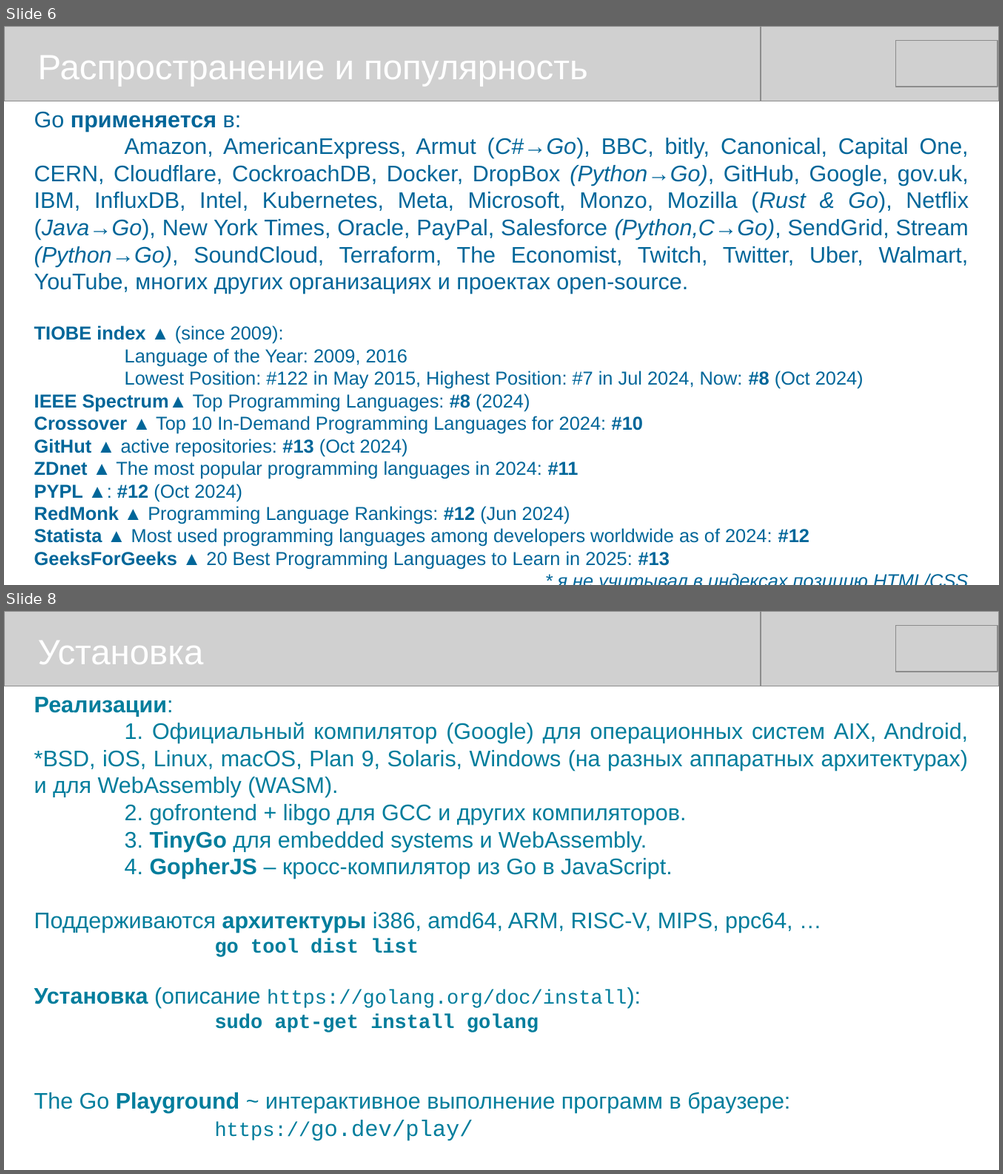
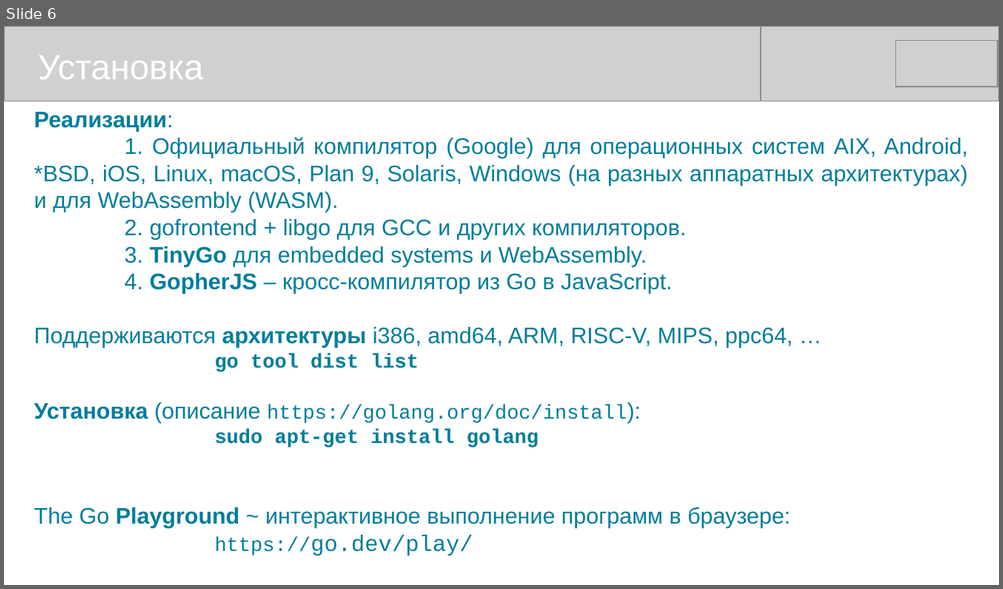
Before and after one commit to mike-shock/Go_language, a slide deck: Go_Intro.odp. Shown one above the other, each under a label of ours: slides 6 and 8 before the commit, slide 6 after it; the slides between them are not shown. The pictures are 1003x1174 and 1003x589 pixels, drawn with LibreOffice and Linux fonts; fonts in the diff are those of the drawing; grey boxes stand for pictures. Boxes give left, top, right and bottom in pixels: in the first picture for what was removed or moved away, otherwise in the second. Text is boxed around its words. In the diff, an @@ line names an element or a change of style, - is before the commit and + after.

```diff
--- a/Go_Intro.odp
+++ b/Go_Intro.odp
@@ slide 6 removed at (4,26,999,585), background #FFFFFF @@
@@ picture removed at (4,26,760,101) @@
@@ picture removed at (242,26,999,101) @@
@@ picture removed at (896,41,998,87) @@
@@ text removed at (38,56,587,86) @@
-Распространение и популярность
@@ text removed at (34,111,968,569) @@
-Go применяется в:
-Amazon, AmericanExpress, Armut (C#→Go), BBC, bitly, Canonical, Capital One, CERN, Cloudflare, CockroachDB, Docker, DropBox (Python→Go), GitHub, Google, gov.uk, IBM, InfluxDB, Intel, Kubernetes, Meta, Microsoft, Monzo, Mozilla (Rust & Go), Netflix (Java→Go), New York Times, Oracle, PayPal, Salesforce (Python,C→Go), SendGrid, Stream (Python→Go), SoundCloud, Terraform, The Economist, Twitch, Twitter, Uber, Walmart, YouTube, многих других организациях и проектах open-source.
-TIOBE index ▲ (since 2009):
-Language of the Year: 2009, 2016
-Lowest Position: #122 in May 2015, Highest Position: #7 in Jul 2024, Now: #8 (Oct 2024)
-IEEE Spectrum▲ Top Programming Languages: #8 (2024)
-Crossover ▲ Top 10 In-Demand Programming Languages for 2024: #10
-GitHut ▲ active repositories: #13 (Oct 2024)
-ZDnet ▲ The most popular programming languages in 2024: #11
-PYPL ▲: #12 (Oct 2024)
-RedMonk ▲ Programming Language Rankings: #12 (Jun 2024)
-Statista ▲ Most used programming languages among developers worldwide as of 2024: #12
-GeeksForGeeks ▲ 20 Best Programming Languages to Learn in 2025: #13
-* я не учитывал в индексах позицию HTML/CSS
@@ what was slide 8 is now slide 6 @@
```
Also in this commit, not shown: 2 slides changed, 1 other slide removed, 1 other file.
